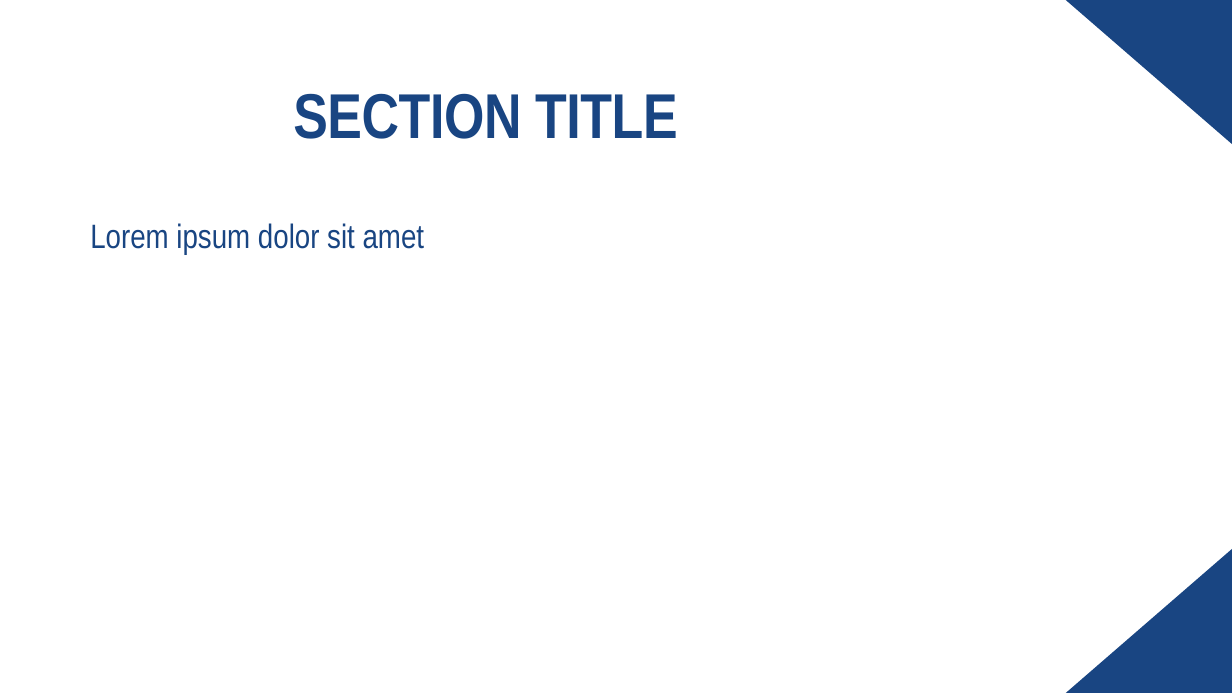
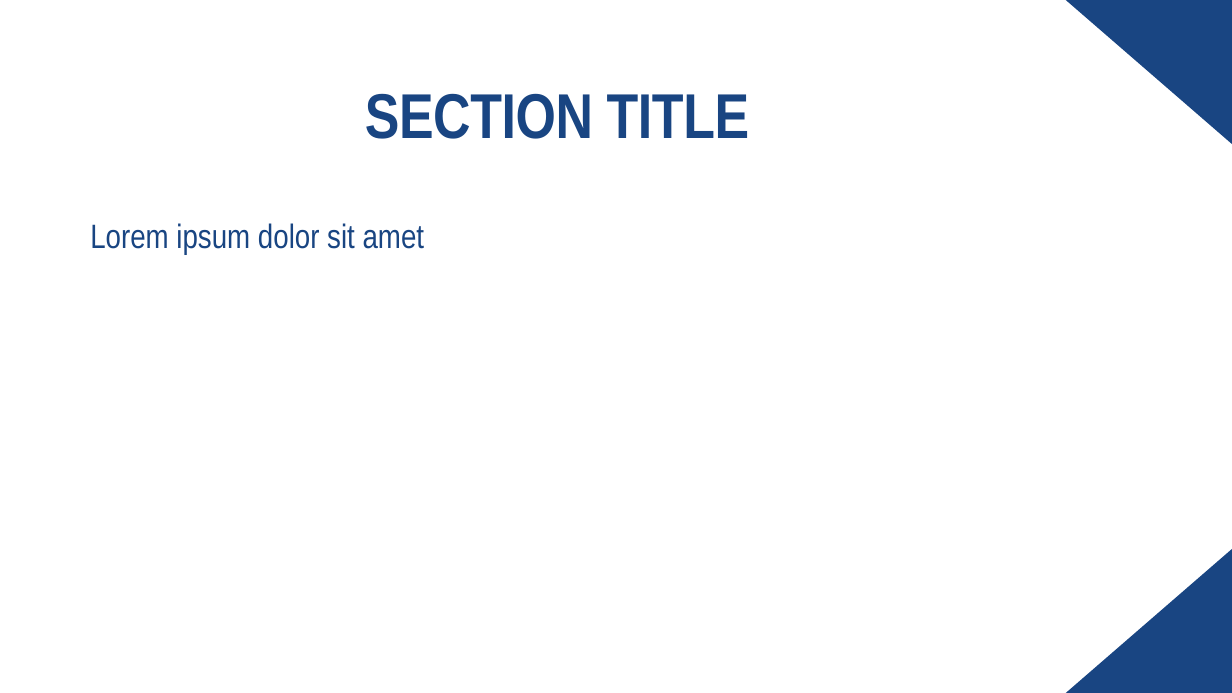
Before and after one commit to nextcloud/richdocuments, a slide deck: slide 2 of emptyTemplates/ai/triangle.odp. Drawn at 1232x693 pixels with LibreOffice and Linux fonts; fonts in the diff are those of the drawing. Boxes give left, top, right and bottom in pixels: in the first picture for what was removed or moved away, otherwise in the second. Text is boxed around its words. In the diff, an @@ line names an element or a change of style, - is before the commit and + after.

```diff
--- a/emptyTemplates/ai/triangle.odp
+++ b/emptyTemplates/ai/triangle.odp
@@ title "SECTION TITLE": place and size @@
-title "SECTION TITLE" at <box>293,93,678,139</box>
+title "SECTION TITLE" at <box>365,93,750,139</box>
```
Also in this commit, not shown: 1 other file.
